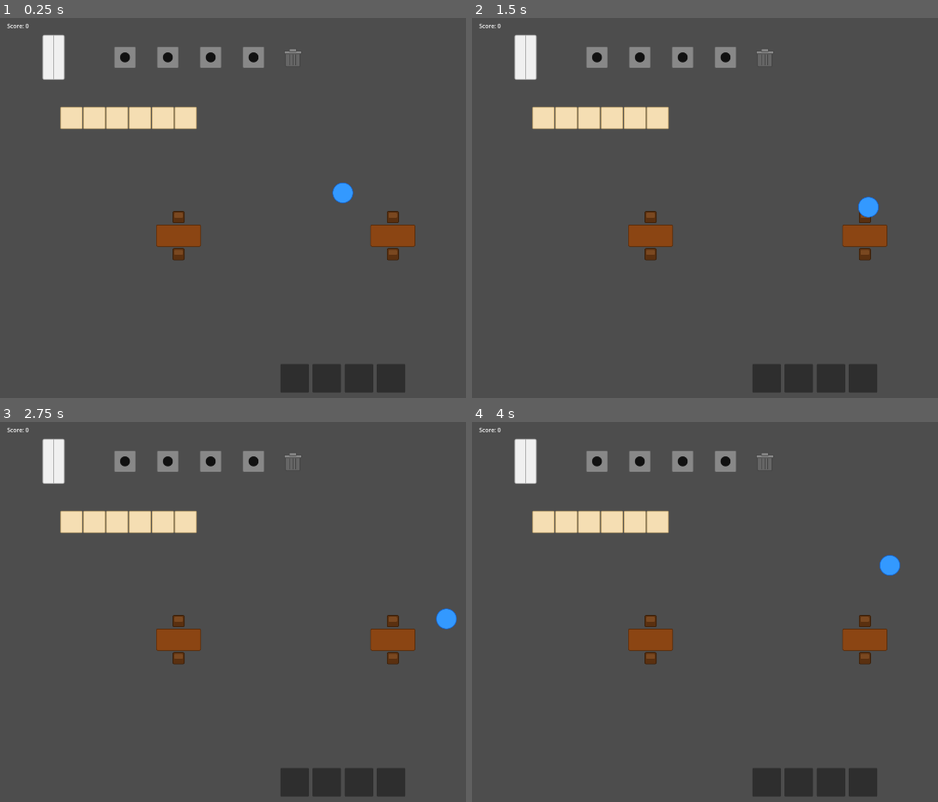
Above: before the commit, frames 1-4 (two rows, left to right).
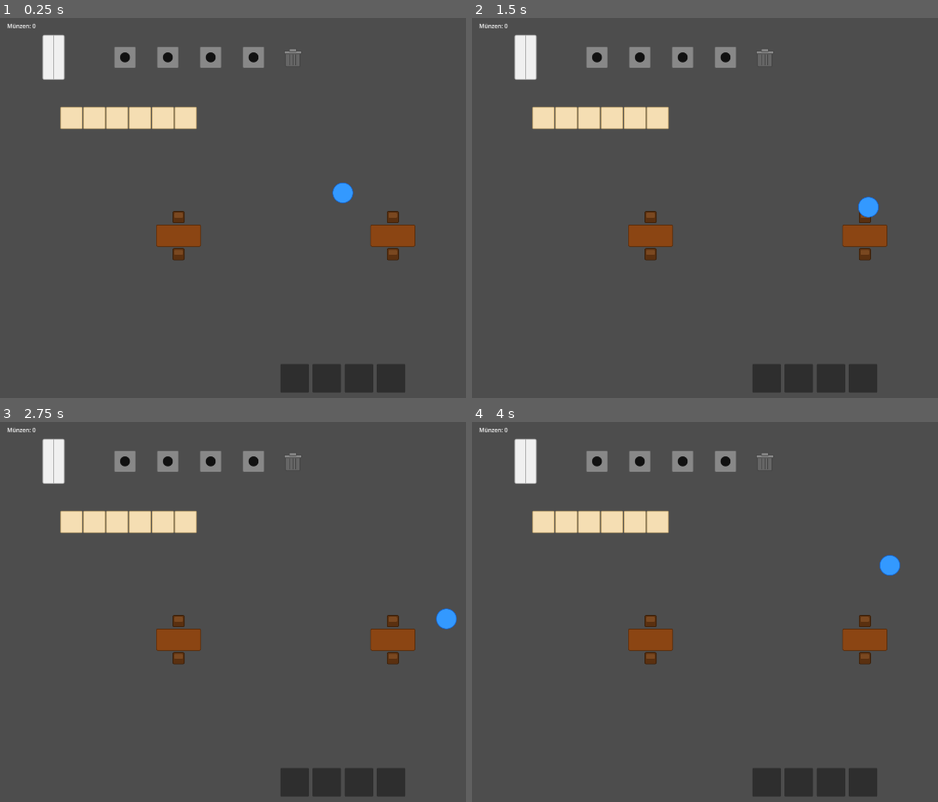
Above: after the commit, the same moments.

Repository: Grakvaloth/be-your-own-food
Game: Godot game, scene res://scenes/Main.tscn
Two runs of this game, one before a commit and one after it. Both use one fixed random seed, a clock stepped at 60 frames per second and the inputs below.
Inputs:
- Up to frame 1 (0.25 s): no input
- Up to frame 2 (1.5 s): tap Enter at 0.5 s; hold D (move_right) 0.53-1.28 s; tap E (interact) at 0.6, 1.35 s; hold S (move_down) from 1.28 s (still down)
- Up to frame 3 (2.75 s): tap Space at 2 s; release S (move_down) at 2.03 s; hold D (move_right) from 2.03 s (still down); tap E (interact) at 2.1 s
- Up to frame 4 (4 s): release D (move_right) at 2.78 s; hold W (move_up) 2.78-3.53 s; tap E (interact) at 2.85, 3.6 s; hold A (move_left) from 3.53 s (still down)

The runs differ from the first frame. In frame 1, less than 0.1% of the frame differs, in the area x 1-8%, y 1-3%; in frame 2, less than 0.1%; in frame 3, less than 0.1%; in frame 4, less than 0.1%.

Commit message:
Add guest wait timers (30s order, 60s food) and 100 Münzen reward
Co-Authored-By: Claude Sonnet 4.6 <noreply@anthropic.com>

Diff:
--- a/scenes/Guest.tscn
+++ b/scenes/Guest.tscn
@@ -1,9 +1,10 @@
-[gd_scene load_steps=6 format=3]
+[gd_scene load_steps=7 format=3]
 
 [ext_resource type="Texture2D" path="res://assets/guest.svg" id="1_guest1"]
 [ext_resource type="Script" path="res://scripts/guest.gd" id="2_guest1"]
 [ext_resource type="Texture2D" path="res://assets/order_bubble.svg" id="3_guest1"]
 [ext_resource type="Texture2D" path="res://assets/food_cooked.svg" id="4_guest1"]
+[ext_resource type="Script" path="res://scripts/cook_bar.gd" id="5_guest1"]
 
 [sub_resource type="CircleShape2D" id="CircleShape2D_guest1"]
 radius = 28.0
@@ -42,3 +43,8 @@
 scale = Vector2(0.9, 0.9)
 texture = ExtResource("4_guest1")
 visible = false
+
+[node name="TimerBar" type="Node2D" parent="."]
+position = Vector2(0, 50)
+script = ExtResource("5_guest1")
+visible = false
--- a/scripts/cook_bar.gd
+++ b/scripts/cook_bar.gd
@@ -15,7 +15,9 @@
 	if fill > 0.0:
 		draw_rect(Rect2(OX, OY, fill, H), bar_color)
 
-func update_bar(v: float, color: Color) -> void:
+func update_bar(v: float, color: Color, max_v: float = -1.0) -> void:
 	value = v
 	bar_color = color
+	if max_v > 0.0:
+		max_value = max_v
 	queue_redraw()
--- a/scripts/guest.gd
+++ b/scripts/guest.gd
@@ -4,6 +4,8 @@
 
 const SPEED := 120.0
 const EAT_DURATION := 10.0
+const ORDER_WAIT := 30.0
+const FOOD_WAIT := 60.0
 
 var state := State.ENTERING
 var current_order := "food_cooked"
@@ -13,11 +15,14 @@
 
 var _walk_target := Vector2.ZERO
 var _eat_timer := 0.0
+var _wait_timer := 0.0
+var _served := false
 
 func _ready() -> void:
 	_walk_target = Vector2(360, 390)
 	$OrderBubble.visible = false
 	$FoodSprite.visible = false
+	$TimerBar.visible = false
 
 func _physics_process(delta: float) -> void:
 	match state:
@@ -26,6 +31,10 @@
 		State.WAITING, State.EATING:
 			velocity = Vector2.ZERO
 			move_and_slide()
+			_wait_timer -= delta
+			_update_timer_bar()
+			if _wait_timer <= 0.0:
+				_leave_early()
 		State.DINING:
 			velocity = Vector2.ZERO
 			move_and_slide()
@@ -53,12 +62,36 @@
 	match state:
 		State.ENTERING:
 			state = State.WAITING
+			_wait_timer = ORDER_WAIT
 			$OrderBubble.visible = true
+			$TimerBar.max_value = ORDER_WAIT
+			$TimerBar.visible = true
 		State.WALKING_TO_TABLE:
 			state = State.EATING
+			_wait_timer = FOOD_WAIT
+			$TimerBar.max_value = FOOD_WAIT
+			$TimerBar.visible = true
+			_update_timer_bar()
 		State.LEAVING:
-			get_parent().guest_served(self)
+			if _served:
+				get_parent().guest_served(self)
+			else:
+				get_parent().guest_done(self)
 			return
+
+func _update_timer_bar() -> void:
+	var ratio := clampf(_wait_timer / $TimerBar.max_value, 0.0, 1.0)
+	var col := Color(0.9, 0.1, 0.1).lerp(Color(0.2, 0.8, 0.2), ratio)
+	$TimerBar.update_bar(_wait_timer, col)
+
+func _leave_early() -> void:
+	$OrderBubble.visible = false
+	$TimerBar.visible = false
+	if assigned_seat != null:
+		get_parent().guest_left_early(self)
+		assigned_seat = null
+	state = State.LEAVING
+	_walk_target = Vector2(-80, 700)
 
 func can_interact(player: CharacterBody2D) -> bool:
 	match state:
@@ -75,12 +108,15 @@
 				_walk_target = assigned_seat.global_position
 				state = State.WALKING_TO_TABLE
 				$OrderBubble.visible = false
+				$TimerBar.visible = false
 		State.EATING:
 			if player.has_item(current_order):
 				player.take_item(current_order)
 				_place_food_toward_table()
 				$FoodSprite.visible = true
+				$TimerBar.visible = false
 				_eat_timer = EAT_DURATION
+				_served = true
 				state = State.DINING
 
 func _place_food_toward_table() -> void:
--- a/scripts/main.gd
+++ b/scripts/main.gd
@@ -2,7 +2,7 @@
 
 const SPAWN_INTERVAL := 30.0
 const MAX_GUESTS := 4
-const POINTS_PER_GUEST := 10
+const POINTS_PER_GUEST := 100
 
 var score := 0
 var _guests: Array = []
@@ -16,7 +16,7 @@
 		$Table2/SeatPoint_Top,
 		$Table2/SeatPoint_Bottom,
 	]
-	$HUD/ScoreLabel.text = "Score: 0"
+	$HUD/ScoreLabel.text = "Münzen: 0"
 
 func _process(delta: float) -> void:
 	if _guests.size() < MAX_GUESTS and _free_seats.size() > 0:
@@ -34,8 +34,16 @@
 
 func guest_served(guest: CharacterBody2D) -> void:
 	score += POINTS_PER_GUEST
-	$HUD/ScoreLabel.text = "Score: " + str(score)
+	$HUD/ScoreLabel.text = "Münzen: " + str(score)
 	if guest.assigned_seat != null:
 		_free_seats.append(guest.assigned_seat)
 	_guests.erase(guest)
 	guest.queue_free()
+
+func guest_left_early(guest: CharacterBody2D) -> void:
+	if guest.assigned_seat != null:
+		_free_seats.append(guest.assigned_seat)
+	_guests.erase(guest)
+
+func guest_done(guest: CharacterBody2D) -> void:
+	guest.queue_free()
